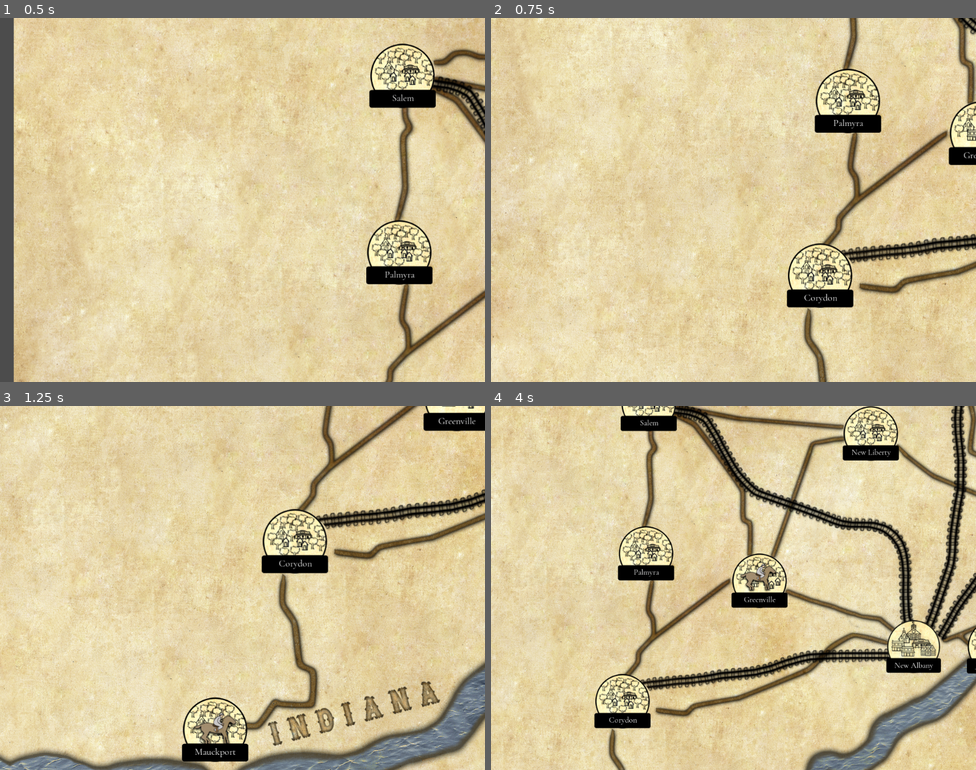
Above: before the commit, frames 1-4 (two rows, left to right).
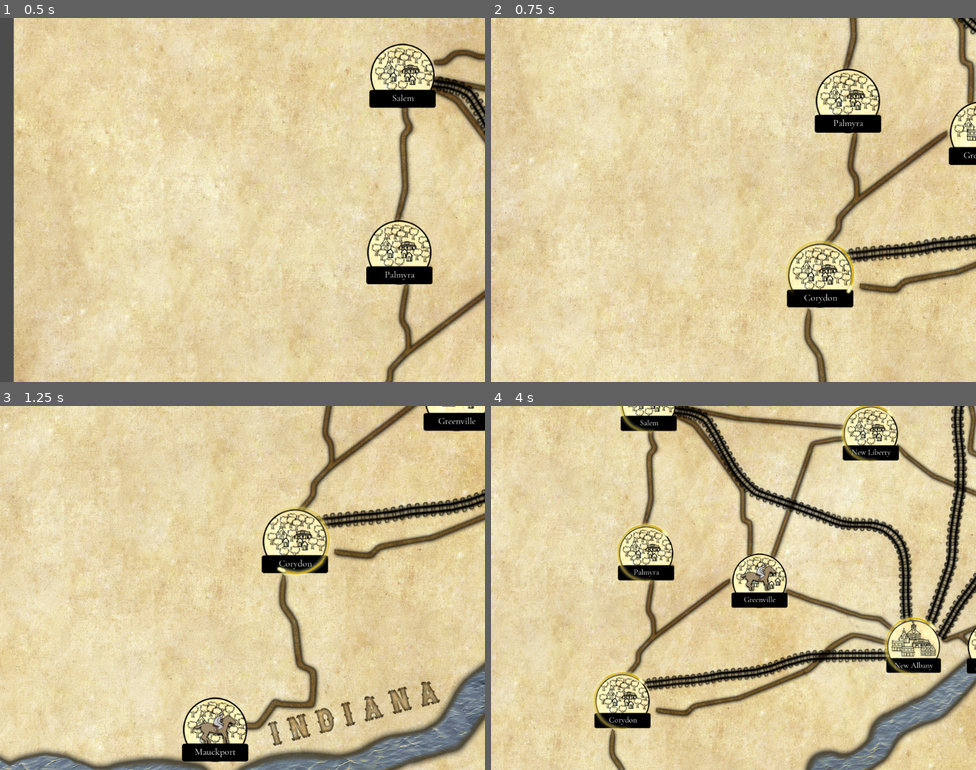
Above: after the commit, the same moments.

Repository: doctor-g/MorgansRaid
Game: Godot game, scene res://src/Game.tscn
The game is run twice, just before and just after one commit, with the same random seed, the same clock (stepped at 60 frames per second) and the same inputs.
Inputs (mouse positions are in pixels of both pictures, inside the frame that each line leads up to):
- Up to frame 1 (0.5 s): no input
- Up to frame 2 (0.75 s): move the mouse to (888, 250) at 0.52 s; click (888, 250) at 0.67 s
- Up to frame 3 (1.25 s): no input
- Up to frame 4 (4 s): move the mouse to (786, 540) at 1.27 s; click (786, 540) at 1.42 s; move the mouse to (670, 646) at 2.02 s; click (670, 646) at 2.17 s; move the mouse to (815, 420) at 2.77 s; click (815, 420) at 2.92 s; move the mouse to (879, 642) at 3.52 s; click (879, 642) at 3.67 s

Frame 1 is identical in both runs. In frame 2, 0.3% of the frame differs, in the area x 60-75%, y 61-76%; in frame 3, 0.4%; in frame 4, 1.1%, in the area x 21-92%, y 0-89%.

Commit message:
Highlight selectable cities

Diff:
--- a/project/src/City.gd
+++ b/project/src/City.gd
@@ -9,6 +9,11 @@
 
 export var city_name : String = "UNNAMED" setget _set_city_name
 export var population : int = 0 setget _set_population
+
+var selectable := false setget _set_selectable
+
+onready var _highlight := $Highlight
+onready var _animation_player := $AnimationPlayer
 
 
 # Report whether this city is currently on screen enough to be selectable.
@@ -41,3 +46,13 @@
 		$CityIcon.size = CityIcon.Size.MEDIUM
 	else:
 		$CityIcon.size = CityIcon.Size.LARGE
+
+
+func _set_selectable(value:bool)->void:
+	selectable = value
+	if selectable:
+		_highlight.visible = true
+		_animation_player.play("highlight")
+	else:
+		_highlight.visible = false
+		_animation_player.stop()
--- a/project/src/City.tscn
+++ b/project/src/City.tscn
@@ -1,11 +1,41 @@
-[gd_scene load_steps=5 format=2]
+[gd_scene load_steps=7 format=2]
 
 [ext_resource path="res://src/City.gd" type="Script" id=1]
 [ext_resource path="res://src/CityIcon.tscn" type="PackedScene" id=2]
 [ext_resource path="res://assets/Styles/MapCityFont.tres" type="DynamicFont" id=3]
+[ext_resource path="res://assets/Images/town_highlight_orange.png" type="Texture" id=4]
 
 [sub_resource type="CircleShape2D" id=1]
 radius = 95.7049
+
+[sub_resource type="Animation" id=2]
+resource_name = "highlight"
+length = 2.0
+loop = true
+tracks/0/type = "value"
+tracks/0/path = NodePath("Highlight:visible")
+tracks/0/interp = 1
+tracks/0/loop_wrap = true
+tracks/0/imported = false
+tracks/0/enabled = true
+tracks/0/keys = {
+"times": PoolRealArray( 0 ),
+"transitions": PoolRealArray( 1 ),
+"update": 1,
+"values": [ true ]
+}
+tracks/1/type = "value"
+tracks/1/path = NodePath("Highlight:rotation_degrees")
+tracks/1/interp = 1
+tracks/1/loop_wrap = true
+tracks/1/imported = false
+tracks/1/enabled = true
+tracks/1/keys = {
+"times": PoolRealArray( 0, 2 ),
+"transitions": PoolRealArray( 1, 1 ),
+"update": 0,
+"values": [ 0.0, 360.0 ]
+}
 
 [node name="City" type="Node2D"]
 script = ExtResource( 1 )
@@ -48,4 +78,11 @@
 [node name="LowerRight" type="VisibilityNotifier2D" parent="VisibilityNotifiers"]
 position = Vector2( 56.0634, 55.0622 )
 rect = Rect2( -2, -2, 4, 4 )
+
+[node name="Highlight" type="Sprite" parent="."]
+visible = false
+texture = ExtResource( 4 )
+
+[node name="AnimationPlayer" type="AnimationPlayer" parent="."]
+anims/highlight = SubResource( 2 )
 [connection signal="input_event" from="Area2D" to="." method="_on_Area2D_input_event"]
--- a/project/src/Game.gd
+++ b/project/src/Game.gd
@@ -41,6 +41,7 @@
 		var road := child as Road
 		if road.has_terminus(_city):
 			var possible_destination : City = road.get_other_terminus(_city)
+			possible_destination.selectable = true
 			cities_on_screen.append(possible_destination)
 			possible_destination.connect("pressed", self, "_on_City_pressed", [possible_destination])
 
@@ -104,6 +105,7 @@
 
 func _remove_city_listeners():
 	for child in $Cities.get_children():
-		var city := child as Node2D
+		var city := child as City
+		city.selectable = false
 		if city.is_connected("pressed", self, "_on_City_pressed"):
 			city.disconnect("pressed", self, "_on_City_pressed")
Binary file added: project/assets/Images/town_highlight_orange.png
Not shown, added: project/assets/Images/town_highlight_orange.png.import
